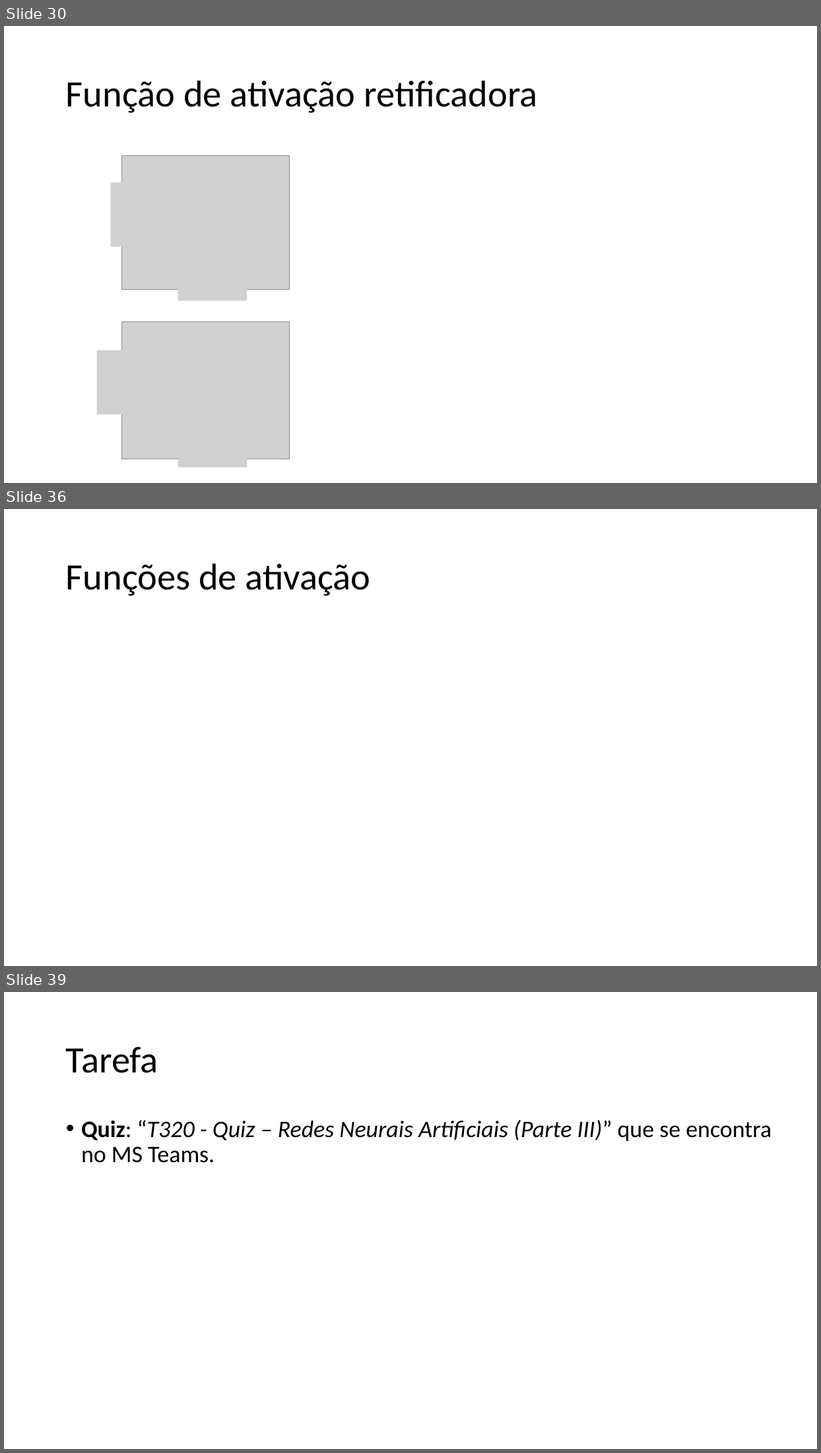
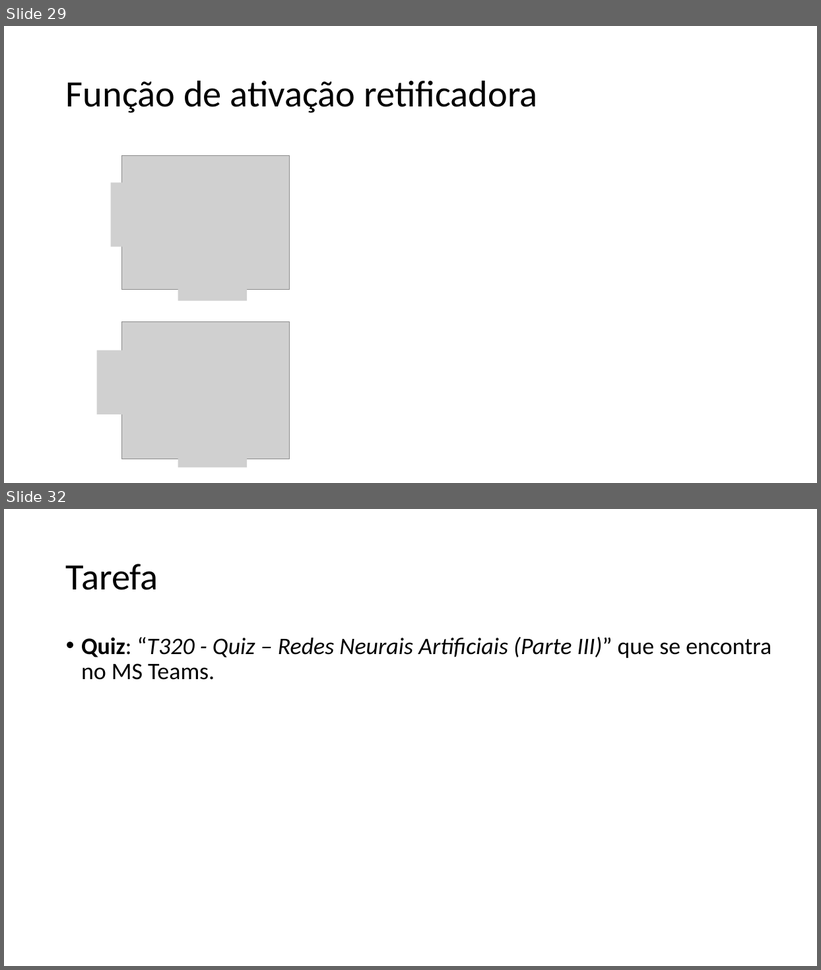
Before and after one commit to zz4fap/t320_aprendizado_de_maquina, a slide deck: slides/T320_Redes_Neurais_Artificiais (Parte II).pptx. Shown one above the other, each under a label of ours: slides 30, 36 and 39 before the commit, slides 29 and 32 after it; the slides between them are not shown. The pictures are 821x1453 and 821x970 pixels, drawn with LibreOffice and Linux fonts; fonts in the diff are those of the drawing; grey boxes stand for pictures. Boxes give left, top, right and bottom in pixels: in the first picture for what was removed or moved away, otherwise in the second. Text is boxed around its words. In the diff, an @@ line names an element or a change of style, - is before the commit and + after.

```diff
--- a/slides/T320_Redes_Neurais_Artificiais (Parte II).pptx
+++ b/slides/T320_Redes_Neurais_Artificiais (Parte II).pptx
@@ slide 36 removed at (4, 509, 817, 966), background #FFFFFF @@
@@ title removed at (66, 563, 371, 596) @@
-Funções de ativação
@@ what was slide 30 is now slide 29 @@
@@ what was slide 39 is now slide 32 @@
```
Also in this commit, not shown: 2 slides changed, 6 other slides removed, 1 other file.
